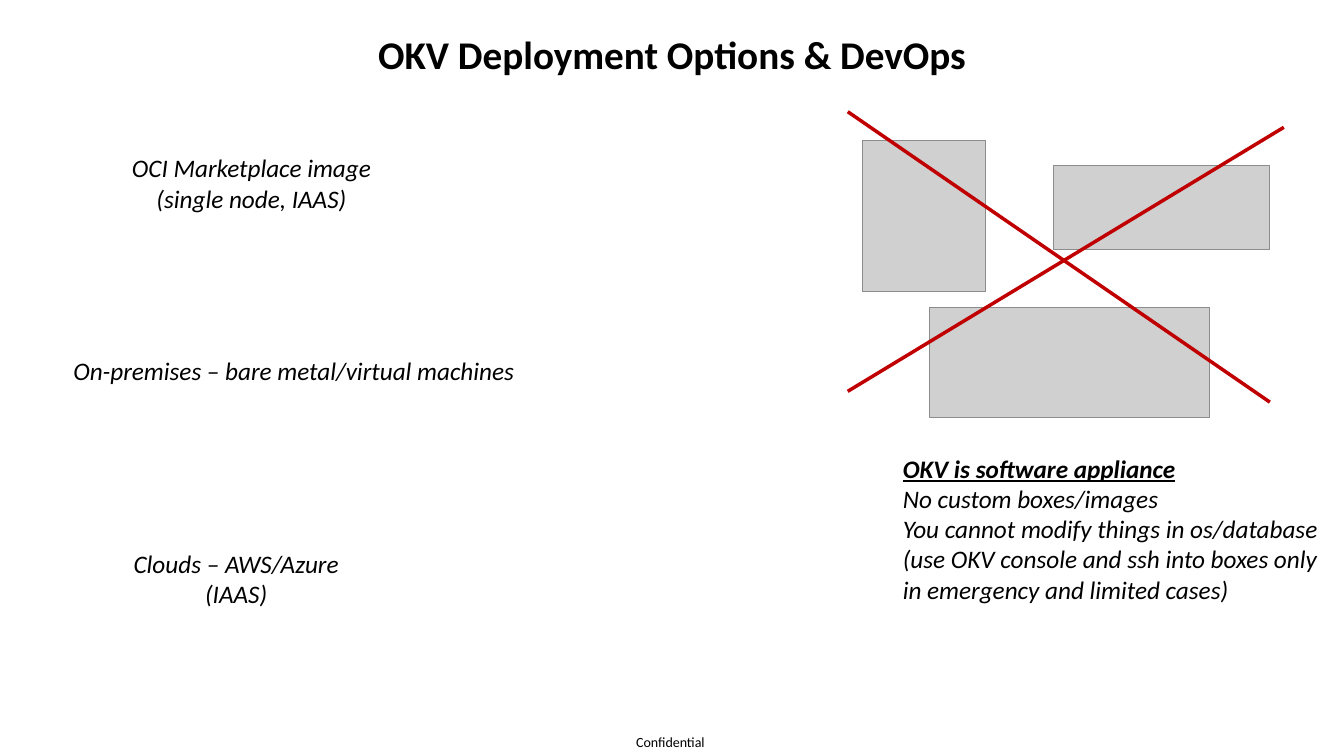
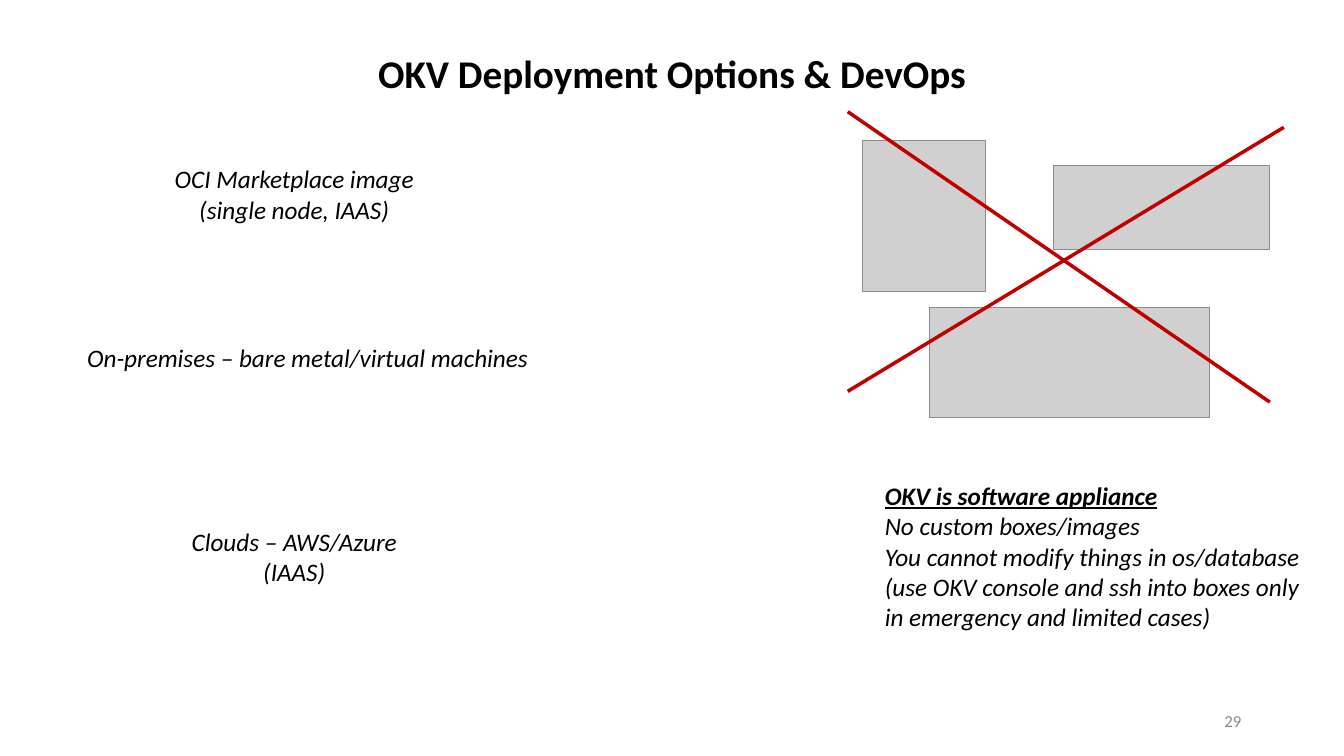
Before and after one commit to zizu1985/DOAG_OKV_EXACC, a slide deck: slide 29 of Oracle_Key_Vault_Overview.pptx. Drawn at 1344x756 pixels with LibreOffice and Linux fonts; fonts in the diff are those of the drawing; grey boxes stand for pictures; background and template pictures are left out. Boxes give left, top, right and bottom in pixels: in the first picture for what was removed or moved away, otherwise in the second. Text is boxed around its words. In the diff, an @@ line names an element or a change of style, - is before the commit and + after.

```diff
--- a/Oracle_Key_Vault_Overview.pptx
+++ b/Oracle_Key_Vault_Overview.pptx
@@ text "OKV Deployment Options & DevOps" at [378,60,966,94]: vertical alignment middle to bottom @@
@@ text "OCI Marketplace image": place and size @@
-text "OCI Marketplace image" at [132,159,371,213]
+text "OCI Marketplace image" at [175,170,414,224]
@@ text "On-premises – bare metal/virtual machines": place and size @@
-text "On-premises – bare metal/virtual machines" at [73,362,514,384]
+text "On-premises – bare metal/virtual machines" at [87,349,528,371]
@@ text "OKV is software appliance": place and size @@
-text "OKV is software appliance" at [903,460,1317,604]
+text "OKV is software appliance" at [885,487,1299,631]
@@ text "Clouds – AWS/Azure": place and size @@
-text "Clouds – AWS/Azure" at [134,555,339,606]
+text "Clouds – AWS/Azure" at [192,533,397,584]
@@ page number added at [1224,716,1241,727], 12 pt, text #8C8C8C @@
+29
@@ text removed at [636,737,705,747] @@
-Confidential
```
Also in this commit, not shown: 1 other slide changed, 1 slide added, 1 other file.
